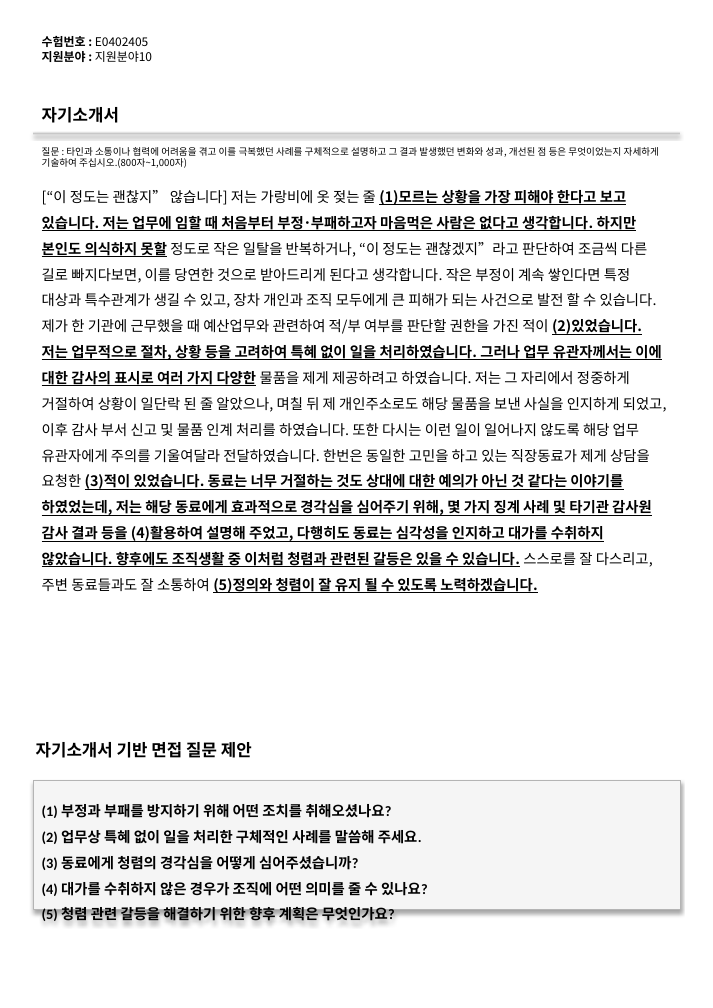
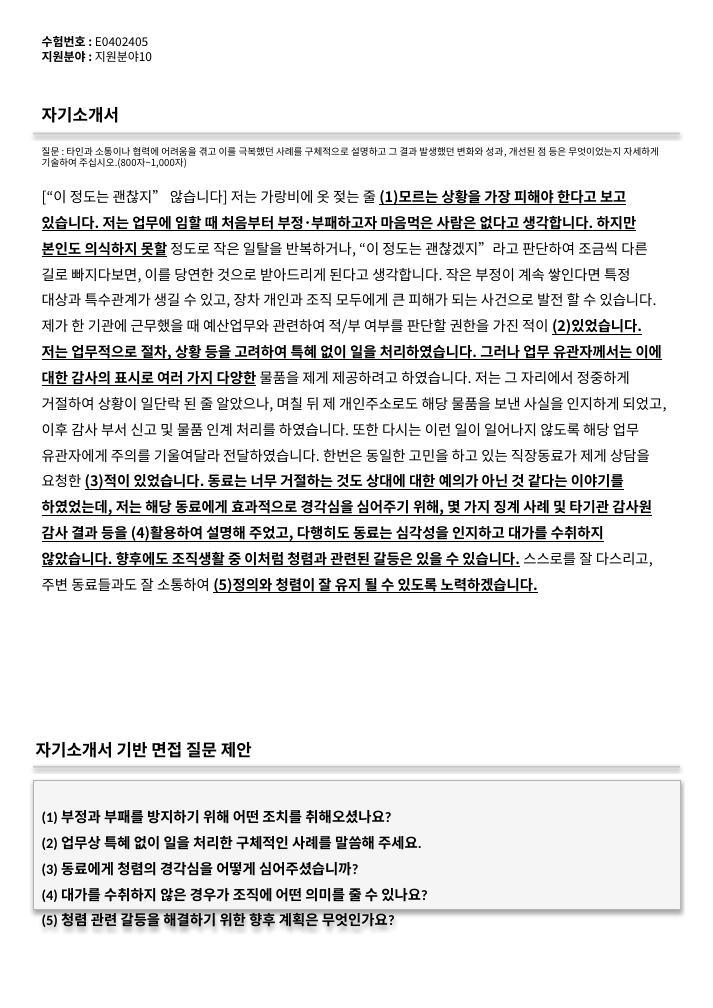
Before and after one commit to DaeGul2/isbr-auto-questionnaire, a slide deck: slide 10 of flask-server/outputs/output.pptx. Drawn at 713x1008 pixels with LibreOffice and Linux fonts; fonts in the diff are those of the drawing. Boxes give left, top, right and bottom in pixels: in the first picture for what was removed or moved away, otherwise in the second. Text is boxed around its words. In the diff, an @@ line names an element or a change of style, - is before the commit and + after.

```diff
--- a/flask-server/outputs/output.pptx
+++ b/flask-server/outputs/output.pptx
@@ rectangle added at [34,766,680,768], fill #C8C8C8 @@
@@ rectangle "(1) 부정과 부패를 방지하기 위해 ..." at [34,781,680,910]: more space between paragraphs @@
```
Also in this commit, not shown: 15 other slides changed, 1 other file.
